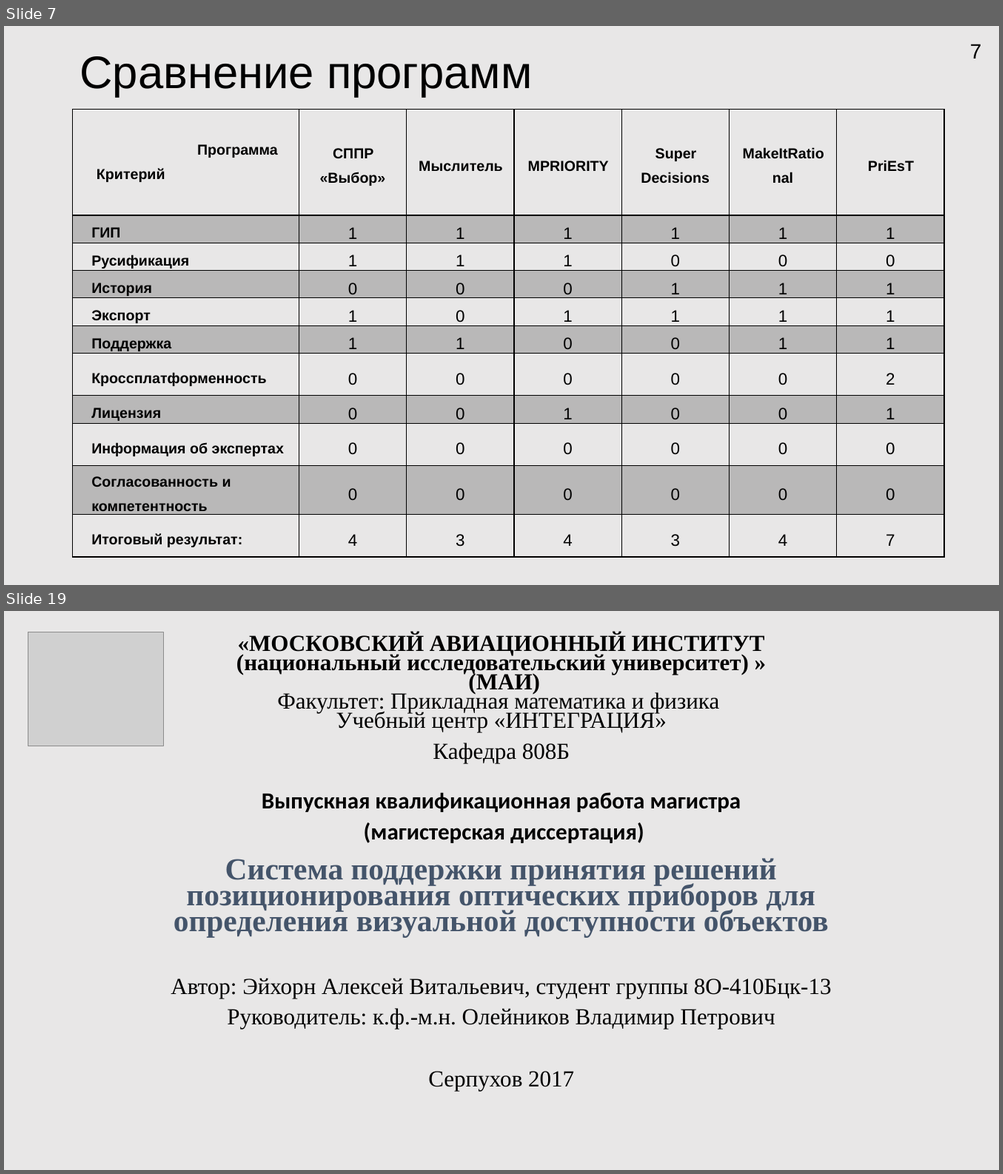
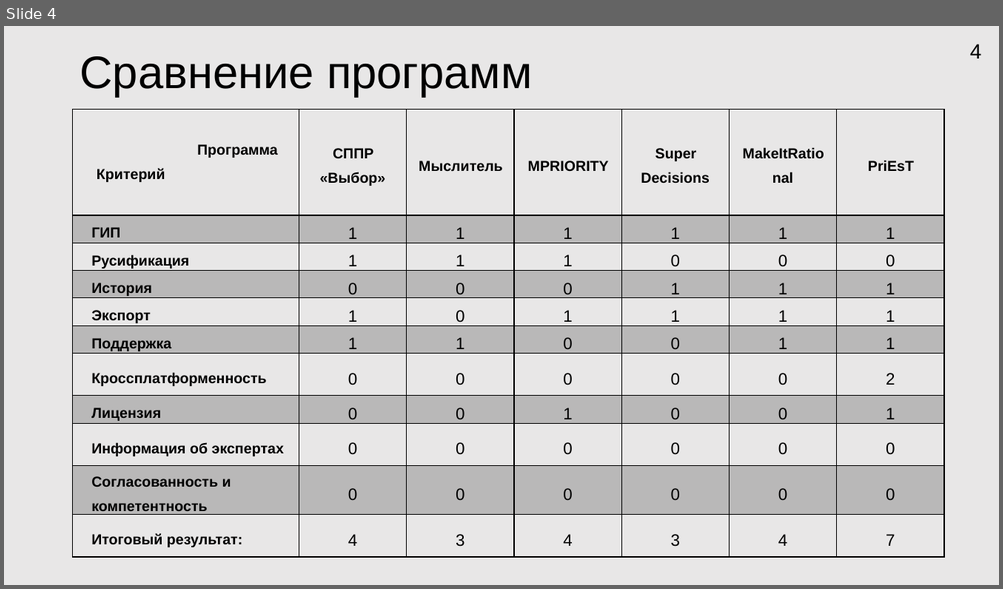
Before and after one commit to HORNetpy/testgitrepo, a slide deck: Docs/Мои документы/Презентация Microsoft PowerPoint.pptx. Shown one above the other, each under a label of ours: slides 7 and 19 before the commit, slide 4 after it; the slides between them are not shown. The pictures are 1003x1174 and 1003x589 pixels, drawn with LibreOffice and Linux fonts; fonts in the diff are those of the drawing; grey boxes stand for pictures. Boxes give left, top, right and bottom in pixels: in the first picture for what was removed or moved away, otherwise in the second. Text is boxed around its words. In the diff, an @@ line names an element or a change of style, - is before the commit and + after.

```diff
--- a/Docs/Мои документы/Презентация Microsoft PowerPoint.pptx
+++ b/Docs/Мои документы/Презентация Microsoft PowerPoint.pptx
@@ slide 19 removed at bbox=[4, 611, 999, 1170], background #E9E7E7 @@
@@ picture removed at bbox=[28, 632, 164, 746] @@
@@ subtitle removed at bbox=[170, 632, 831, 1091] @@
-«МОСКОВСКИЙ АВИАЦИОННЫЙ ИНСТИТУТ
-(национальный исследовательский университет) »
-(МАИ)
-Факультет: Прикладная математика и физика
-Учебный центр «ИНТЕГРАЦИЯ»
-Кафедра 808Б
-Выпускная квалификационная работа магистра
-(магистерская диссертация)
-Система поддержки принятия решений позиционирования оптических приборов для определения визуальной доступности объектов
-Автор: Эйхорн Алексей Витальевич, студент группы 8О-410Бцк-13
-Руководитель: к.ф.-м.н. Олейников Владимир Петрович
-Серпухов 2017
@@ what was slide 7 is now slide 4 @@
@@ page number at bbox=[970, 44, 982, 59]: text changed @@
-7
+4
```
Also in this commit, not shown: 5 slides changed, 3 slides added, 12 other slides removed, 13 other files.
